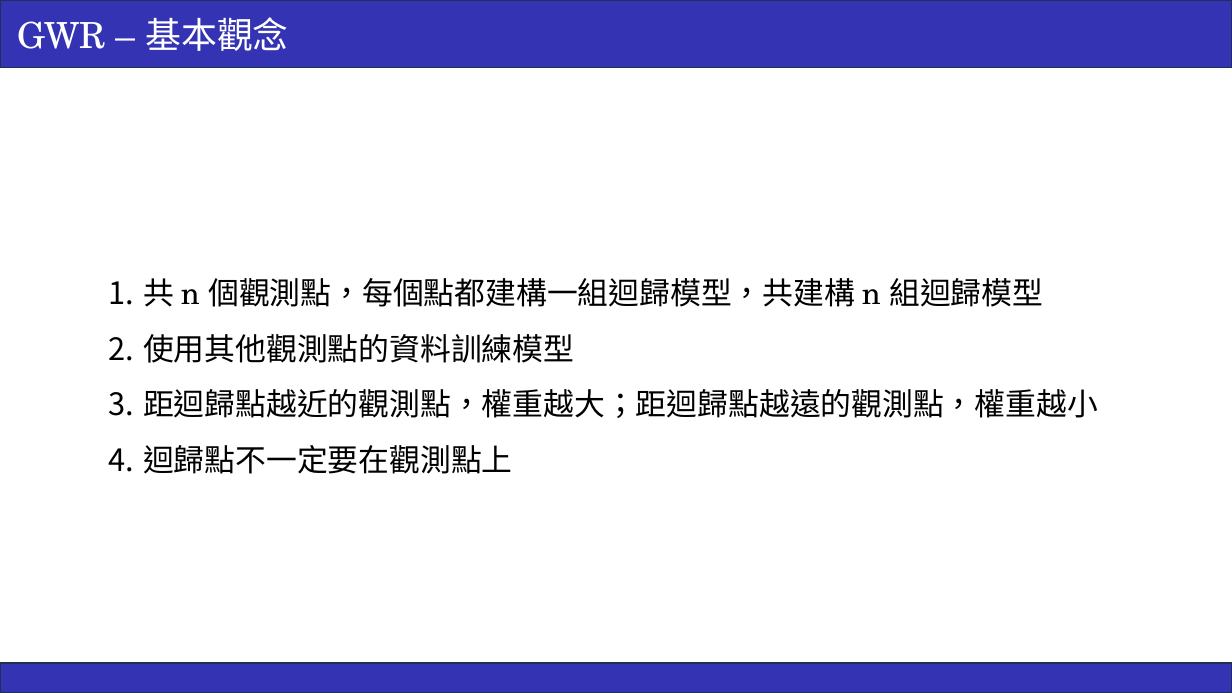
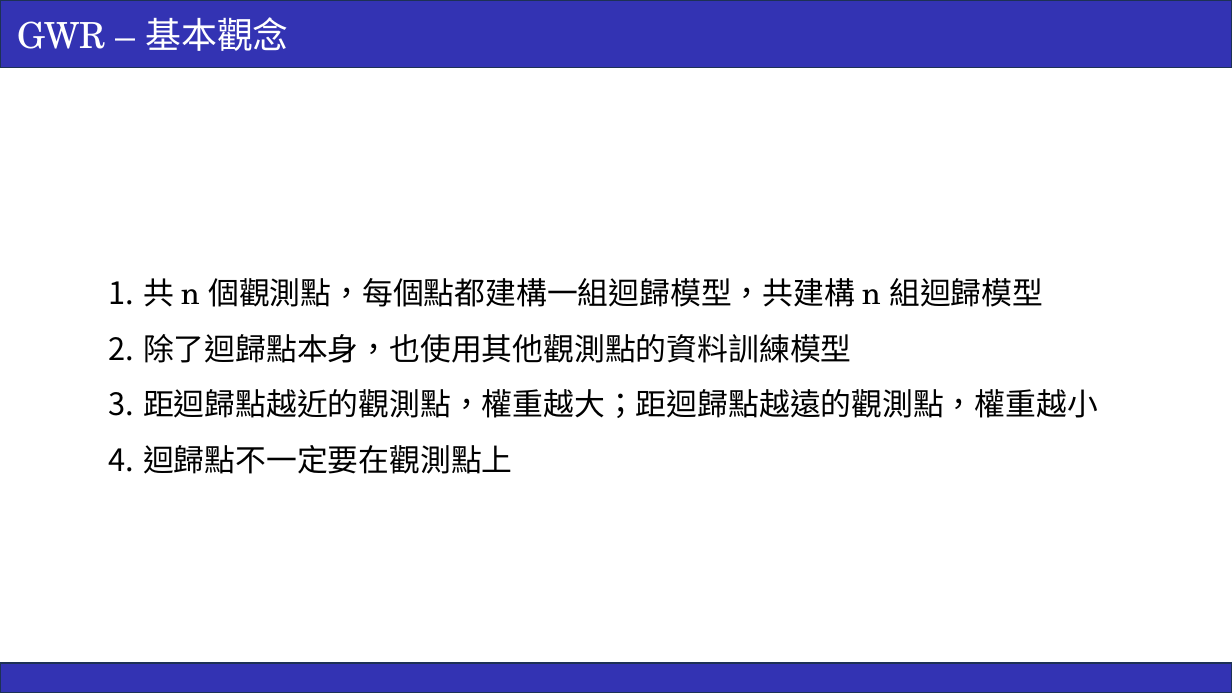
Before and after one commit to ricki0313/GWR_hw, a slide deck: slide 6 of theory_01/report/GWR_report_01.pptx. Drawn at 1232x693 pixels with LibreOffice and Linux fonts; fonts in the diff are those of the drawing. Boxes give left, top, right and bottom in pixels: in the first picture for what was removed or moved away, otherwise in the second. Text is boxed around its words. In the diff, an @@ line names an element or a change of style, - is before the commit and + after.

```diff
--- a/theory_01/report/GWR_report_01.pptx
+++ b/theory_01/report/GWR_report_01.pptx
@@ text at (x1=143, y1=334, x2=851, y2=363): text changed @@
-2. 使用其他觀測點的資料訓練模型
+2. 除了迴歸點本身，也使用其他觀測點的資料訓練模型
```
Also in this commit, not shown: 4 other slides changed, 5 other files.
